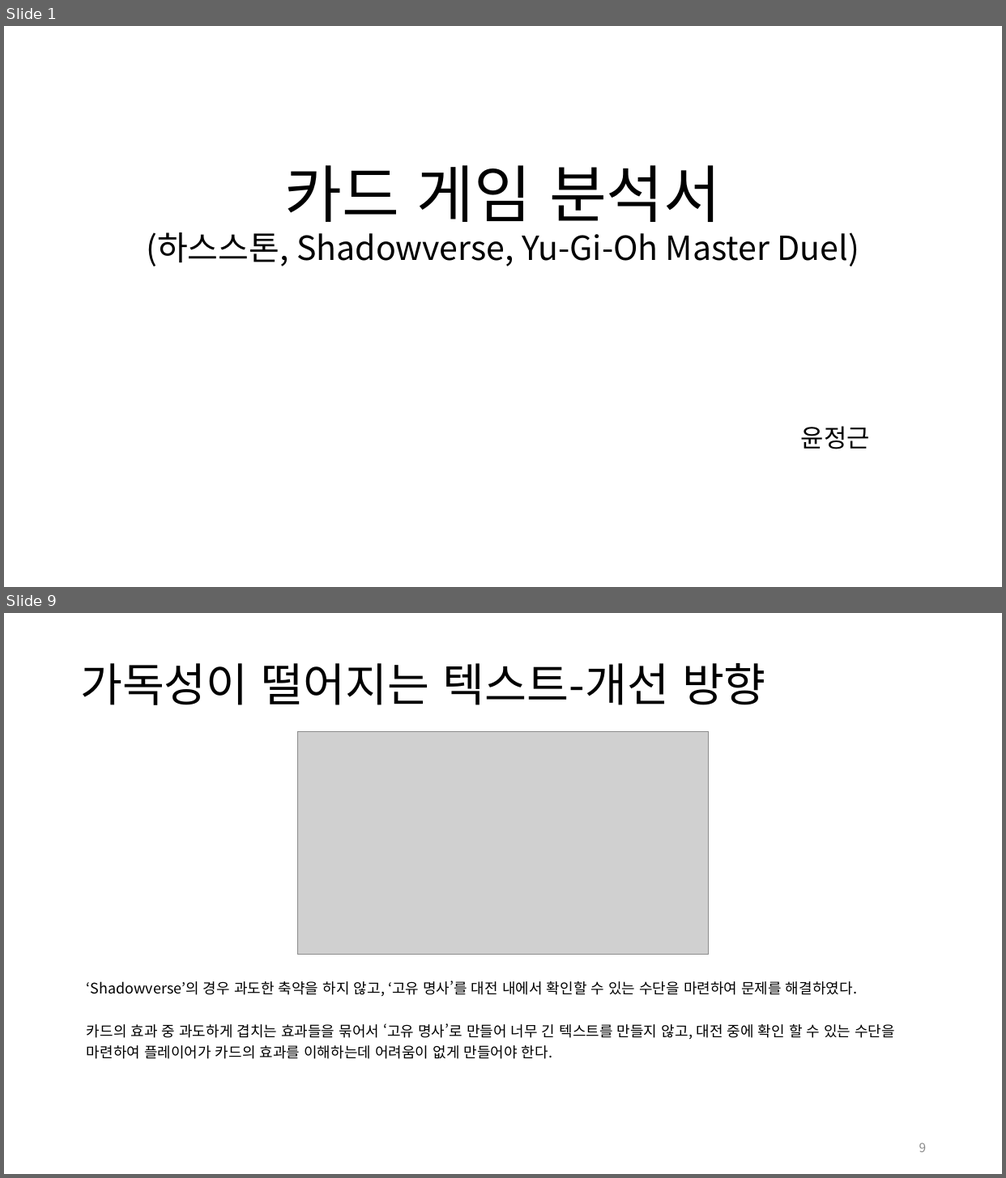
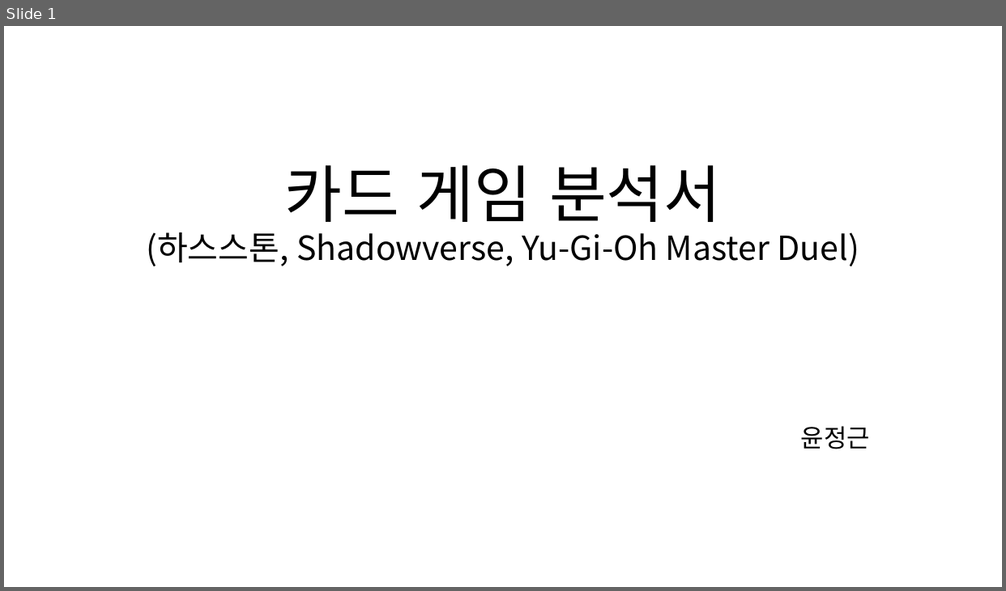
Before and after one commit to yjk0401/unityenginebasic_9th, a slide deck: 기획/하스스톤/카드게임(하스스톤,섀도우버스,yugioh masterduel) 분석서.pptx. Shown one above the other, each under a label of ours: slides 1 and 9 before the commit, slide 1 after it; the slides between them are not shown. The pictures are 1006x1178 and 1006x591 pixels, drawn with LibreOffice and Linux fonts; fonts in the diff are those of the drawing; grey boxes stand for pictures. Boxes give left, top, right and bottom in pixels: in the first picture for what was removed or moved away, otherwise in the second. Text is boxed around its words. In the diff, an @@ line names an element or a change of style, - is before the commit and + after.

```diff
--- a/기획/하스스톤/카드게임(하스스톤,섀도우버스,yugioh masterduel) 분석서.pptx
+++ b/기획/하스스톤/카드게임(하스스톤,섀도우버스,yugioh masterduel) 분석서.pptx
@@ slide 9 removed at box(4, 613, 1002, 1174), background #FFFFFF @@
@@ title removed at box(80, 663, 766, 705) @@
-가독성이 떨어지는 텍스트-개선 방향
@@ picture removed at box(297, 732, 709, 955) @@
@@ table removed at box(79, 973, 927, 1063), 1 rows, 1 columns @@
-‘Shadowverse’의 경우 과도한 축약을 하지 않고, ‘고유 명사’를 대전 내에서 확인할 수 있는 수단을 마련하여 문제를 해결하였다. / 카드의 효과 중 과도하게 겹치는 효과들을 묶어서 ‘고유 명사’로 만들어 너무 긴 텍스트를 만들지 않고, 대전 중에 확인 할 수 있는 수단을 마련하여 플레이어가 카드의 효과를 이해하는데 어려움이 없게 만들어야 한다.
@@ page number removed at box(919, 1143, 927, 1152) @@
-9
```
Also in this commit, not shown: 7 slides changed, 1 other slide removed, 17 other files.
